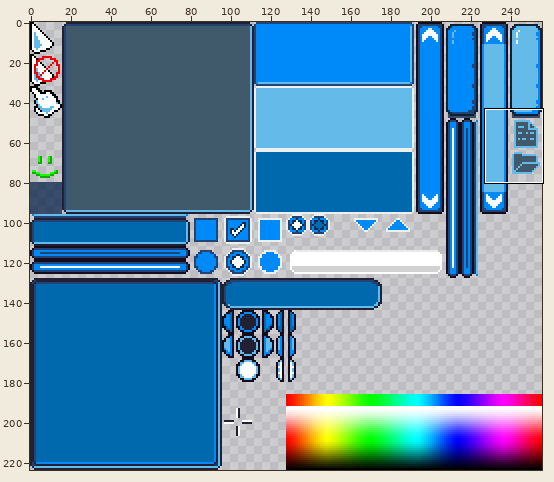
A sprite sheet gets an edit: Iguina.Demo/Assets/DefaultTheme/Textures/UI.png. Above, an overview of the earlier version with the close-up marked.
Close-up. Before the commit:
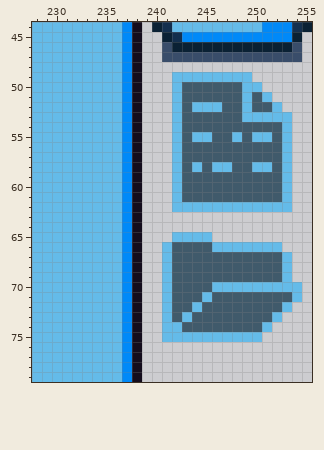
The file is 256x224 pixels. Shown: x 228..255, y 44..79.
After:
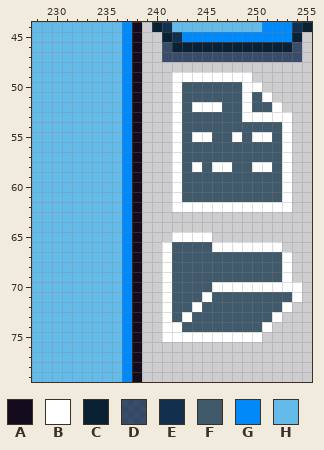
Palette (. is transparent): A #140c1c  B #ffffff  C #0a2134  D #082348c0  E #132f4e  F #405a6b  G #0089f8  H #64bbe9
Changes in this commit:
Changed rows in their new state; - is an unchanged pixel.
first column x 241:
49 -BBBBBBBB-----
50 -B------BB----
51 -B------B-B---
52 -B-BBB--B--B--
53 -B------BBBBB-
54 -B----------B-
55 -B-BB--B-BB-B-
56 -B----------B-
57 -B----------B-
58 -B-B-BB--BB-B-
59 -B----------B-
60 -B----------B-
61 -B----------B-
62 -BBBBBBBBBBBB-
65 -BBBB---------
66 B----BBBBBBB--
67 B-----------B-
68 B-----------B-
69 B-----------B-
70 B----BBBBBBBBB
71 B---B--------B
72 B--B--------B-
73 B-B--------B--
74 BB--------B---
75 BBBBBBBBBB----
